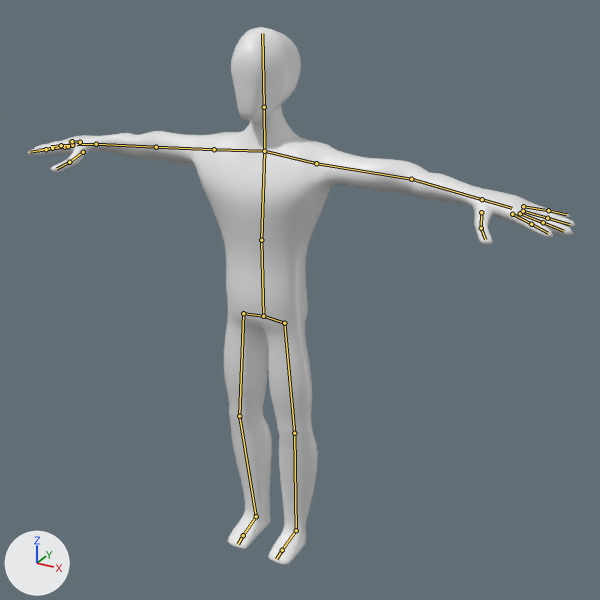
An edit to the Blender file intermediate_assets/blender/dummy.blend, drawn before and after from the same camera.
The view is the same before and after, from a 50 mm lens placed at (1.38, -2.27, 2.19), pointed at (0.08, 0.08, 1.01). The axes (+X, +Y, +Z) are drawn at lower left. The lights are the same throughout. The bones that bend it are drawn over the model as lines.
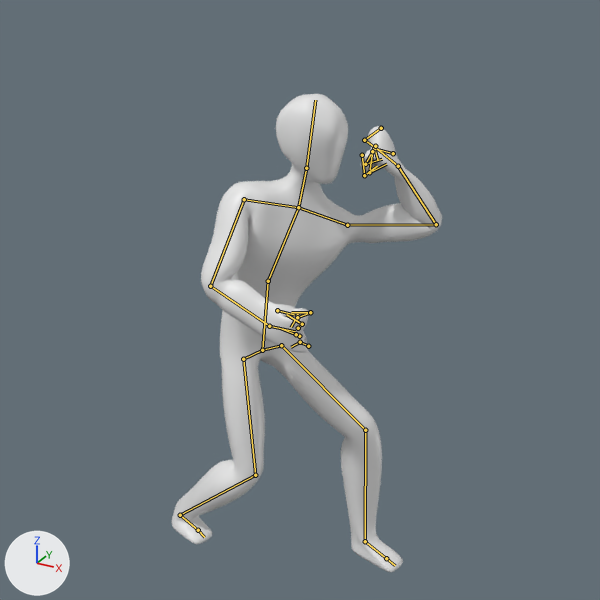
Commit message: Walk backwards animation

The newer file adds an action. The first version stands in its rest pose; the second is drawn at frame 0 of the action 'WalkBackwards'.

Where the change shows, as pixel boxes (x1, y1, x2, y2) in the pictures (600 x 600 px):
'Mesh', posed (51% narrower, 11% shorter): before (28, 27, 575, 565); after (172, 94, 442, 572)
bone 'Abdomen', root to tip: before (263, 316) to (261, 240); after (262, 350) to (268, 281)
bone 'Chest', root to tip: before (261, 240) to (264, 151); after (268, 281) to (298, 207)
bone 'Neck', root to tip: before (264, 151) to (264, 107); after (298, 207) to (306, 168)
bone 'Head', root to tip: before (264, 107) to (262, 33); after (306, 168) to (315, 100)
bone 'ThumBase.L', root to tip: before (481, 212) to (481, 228); after (393, 153) to (374, 148)
bone 'ThumbTip.L', root to tip: before (481, 228) to (485, 239); after (374, 148) to (378, 160)
bone 'IndexBase.L', root to tip: before (512, 214) to (531, 224); after (381, 128) to (364, 140)
bone 'IndexTip.L', root to tip: before (531, 224) to (548, 233); after (364, 140) to (379, 150)
bone 'MiddleBase.L', root to tip: before (520, 213) to (543, 222); after (375, 146) to (365, 164)
bone 'MiddleTip.L', root to tip: before (543, 222) to (563, 231); after (365, 164) to (382, 159)
bone 'RingBase.L', root to tip: before (523, 211) to (547, 218); after (372, 151) to (369, 172)
bone 'RingTip.L', root to tip: before (547, 218) to (569, 224); after (369, 172) to (386, 164)
bone 'LittleBase.L', root to tip: before (523, 206) to (548, 210); after (362, 155) to (364, 175)
bone 'LittleTip.L', root to tip: before (548, 210) to (566, 214); after (364, 175) to (377, 166)
bone 'ThumBase.R', root to tip: before (83, 152) to (69, 162); after (277, 310) to (297, 315)
bone 'ThumbTip.R', root to tip: before (69, 162) to (57, 168); after (297, 315) to (291, 327)
bone 'IndexBase.R', root to tip: before (64, 147) to (46, 149); after (297, 317) to (310, 312)
bone 'IndexTip.R', root to tip: before (46, 149) to (29, 152); after (310, 312) to (291, 312)
bone 'MiddleBase.R', root to tip: before (68, 146) to (52, 148); after (298, 328) to (302, 324)
bone 'MiddleTip.R', root to tip: before (52, 148) to (39, 150); after (302, 324) to (286, 314)
bone 'RingBase.R', root to tip: before (72, 145) to (61, 145); after (299, 336) to (296, 334)
bone 'RingTip.R', root to tip: before (61, 145) to (51, 146); after (296, 334) to (282, 329)
bone 'LittleBase.R', root to tip: before (80, 142) to (72, 141); after (308, 346) to (300, 342)
bone 'LittleTip.R', root to tip: before (72, 141) to (68, 142); after (300, 342) to (291, 347)

The change in detail:
Bone 'Funny' (bone_funny) moves from (0.0, 0.0, 0.0) to (-0.055, -0.18, -0.038).
Bone 'Funny' (bone_funny) turns from (0, 0, 0) to (-8, 65, -11) degrees about its own x, y and z.
Bone 'Abdomen' (bone_abdomen) turns from (0, 0, 0) to (7, -12, -6) degrees about its own x, y and z.
Bone 'Chest' (bone_chest) turns from (0, 0, 0) to (14, -5, -16) degrees about its own x, y and z.
Bone 'Neck' (bone_neck) turns from (0, 0, 0) to (-8, 1, 11) degrees about its own x, y and z.
Bone 'Head' (bone_head) turns from (0, 0, 0) to (-6, 41, -2) degrees about its own x, y and z.
Bone 'HeelIK.L' (bone_heelik_l) moves from (0.0, 0.0, 0.0) to (0.265, 0.072, 0.0).
Bone 'HeelIK.L' (bone_heelik_l) turns from (0, 0, 0) to (0, 0, 78) degrees about its own x, y and z.
Bone 'KneeIK.L' (bone_kneeik_l) moves from (0.0, 0.0, 0.0) to (-1.026, 0.357, -0.38).
Bone 'ElbowIK.L' (bone_elbowik_l) moves from (0.0, 0.0, 0.0) to (1.347, 0.248, -1.294).
Bone 'ElbowIK.L' (bone_elbowik_l) turns from (0, 0, 0) to (8, 4, 124) degrees about its own x, y and z.
Bone 'HandIK.L' (bone_handik_l) moves from (0.0, 0.0, 0.0) to (-0.345, -0.006, -0.154).
Bone 'HandIK.L' (bone_handik_l) turns from (0, 0, 0) to (-10, -149, -48) degrees about its own x, y and z.
Bone 'ThumBase.L' (bone_thumbase_l) turns from (0, 0, 0) to (75, -1, 11) degrees about its own x, y and z.
Bone 'ThumbTip.L' (bone_thumbtip_l) turns from (0, 0, 0) to (31, -14, 85) degrees about its own x, y and z.
Bone 'IndexBase.L' (bone_indexbase_l) moves from (0.0, 0.0, 0.0) to (0.019, 0.013, 0.015).
Bone 'IndexBase.L' (bone_indexbase_l) turns from (0, 0, 0) to (-63, -1, 90) degrees about its own x, y and z.
Bone 'IndexTip.L' (bone_indextip_l) turns from (0, 0, 0) to (-13, 4, 107) degrees about its own x, y and z.
Bone 'MiddleBase.L' (bone_middlebase_l) moves from (0.0, 0.0, 0.0) to (-0.004, -0.021, -0.004).
Bone 'MiddleBase.L' (bone_middlebase_l) turns from (0, 0, 0) to (-57, 13, 101) degrees about its own x, y and z.
Bone 'MiddleTip.L' (bone_middletip_l) turns from (0, 0, 0) to (-36, 27, 101) degrees about its own x, y and z.
Bone 'RingBase.L' (bone_ringbase_l) moves from (0.0, 0.0, 0.0) to (-0.012, -0.016, -0.001).
Bone 'RingBase.L' (bone_ringbase_l) turns from (0, 0, 0) to (-47, 34, 92) degrees about its own x, y and z.
Bone 'RingTip.L' (bone_ringtip_l) turns from (0, 0, 0) to (-27, 34, 107) degrees about its own x, y and z.
Bone 'LittleBase.L' (bone_littlebase_l) moves from (0.0, 0.0, 0.0) to (-0.003, 0.021, -0.011).
Bone 'LittleBase.L' (bone_littlebase_l) turns from (0, 0, 0) to (-50, 50, 86) degrees about its own x, y and z.
Bone 'LittleTip.L' (bone_littletip_l) turns from (0, 0, 0) to (5, 36, 118) degrees about its own x, y and z.
Bone 'HeelIK.R' (bone_heelik_r) moves from (0.0, 0.0, 0.0) to (-0.271, -0.145, 0.005).
Bone 'HeelIK.R' (bone_heelik_r) turns from (0, 0, 0) to (0, 0, 75) degrees about its own x, y and z.
Bone 'KneeIK.R' (bone_kneeik_r) moves from (0.0, 0.0, 0.0) to (-2.362, -2.097, 0.296).
Bone 'ElbowIK.R' (bone_elbowik_r) moves from (0.0, 0.0, 0.0) to (-0.27, -1.455, -1.181).
Bone 'ElbowIK.R' (bone_elbowik_r) turns from (0, 0, 0) to (-22, 11, 145) degrees about its own x, y and z.
Bone 'HandIK.R' (bone_handik_r) moves from (0.0, 0.0, 0.0) to (0.827, -0.486, 0.301).
Bone 'HandIK.R' (bone_handik_r) turns from (0, 0, 0) to (83, 6, 177) degrees about its own x, y and z.
Bone 'ThumBase.R' (bone_thumbase_r) turns from (0, 0, 0) to (75, 1, -11) degrees about its own x, y and z.
Bone 'ThumbTip.R' (bone_thumbtip_r) turns from (0, 0, 0) to (31, 14, -85) degrees about its own x, y and z.
Bone 'IndexBase.R' (bone_indexbase_r) moves from (0.0, 0.0, 0.0) to (-0.019, 0.013, 0.015).
Bone 'IndexBase.R' (bone_indexbase_r) turns from (0, 0, 0) to (-63, 1, -90) degrees about its own x, y and z.
Bone 'IndexTip.R' (bone_indextip_r) moves from (0.0, 0.0, 0.0) to (-0.025, 0.012, 0.02).
Bone 'IndexTip.R' (bone_indextip_r) turns from (0, 0, 0) to (-13, -4, -107) degrees about its own x, y and z.
Bone 'MiddleBase.R' (bone_middlebase_r) moves from (0.0, 0.0, 0.0) to (0.004, -0.021, -0.004).
Bone 'MiddleBase.R' (bone_middlebase_r) turns from (0, 0, 0) to (-57, -13, -101) degrees about its own x, y and z.
Bone 'MiddleTip.R' (bone_middletip_r) moves from (0.0, 0.0, 0.0) to (-0.001, -0.03, -0.003).
Bone 'MiddleTip.R' (bone_middletip_r) turns from (0, 0, 0) to (-36, -27, -101) degrees about its own x, y and z.
Bone 'RingBase.R' (bone_ringbase_r) moves from (0.0, 0.0, 0.0) to (0.012, -0.016, -0.001).
Bone 'RingBase.R' (bone_ringbase_r) turns from (0, 0, 0) to (-47, -34, -92) degrees about its own x, y and z.
Bone 'RingTip.R' (bone_ringtip_r) moves from (0.0, 0.0, 0.0) to (0.015, -0.021, -0.005).
Bone 'RingTip.R' (bone_ringtip_r) turns from (0, 0, 0) to (-27, -34, -107) degrees about its own x, y and z.
Bone 'LittleBase.R' (bone_littlebase_r) moves from (0.0, 0.0, 0.0) to (0.003, 0.021, -0.011).
Bone 'LittleBase.R' (bone_littlebase_r) turns from (0, 0, 0) to (-50, -50, -86) degrees about its own x, y and z.
Bone 'LittleTip.R' (bone_littletip_r) moves from (0.0, 0.0, 0.0) to (0.008, 0.039, -0.015).
Bone 'LittleTip.R' (bone_littletip_r) turns from (0, 0, 0) to (5, -36, -118) degrees about its own x, y and z.
